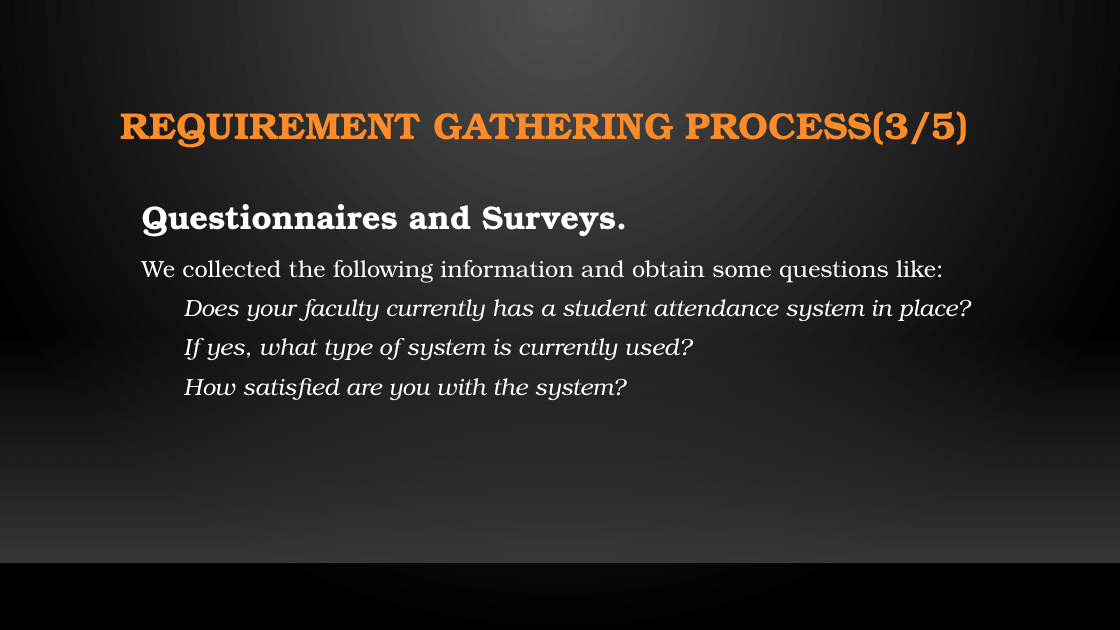
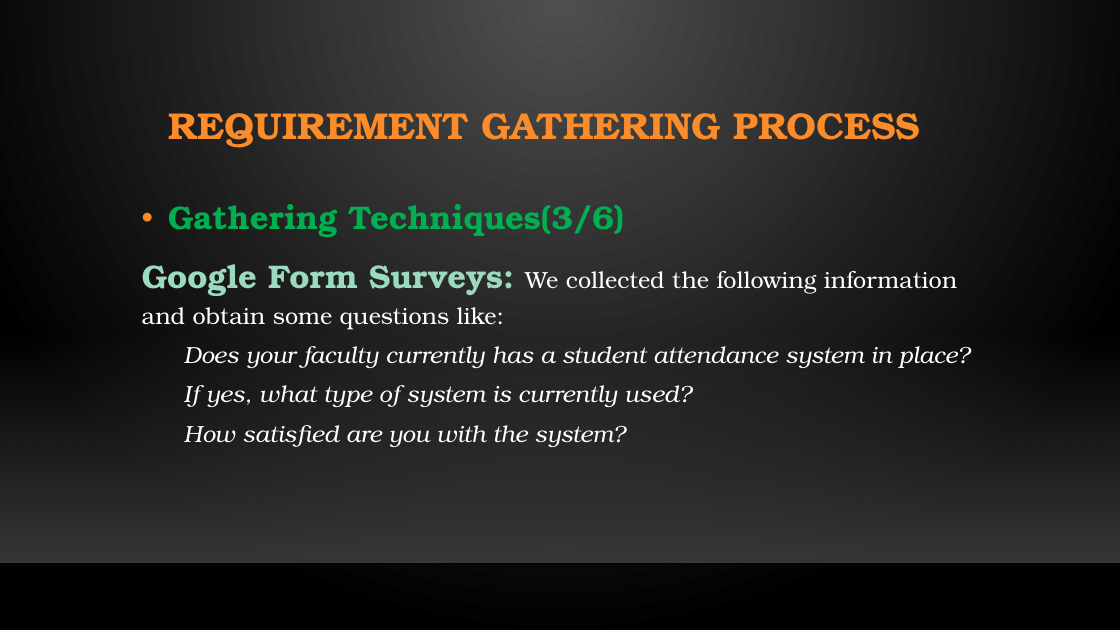
Before and after one commit to N-Jerry/Group11, a slide deck: slide 11 of CEF440_task[2]Group11.pptx (slide 8 before the commit). Drawn at 1120x630 pixels with LibreOffice and Linux fonts; fonts in the diff are those of the drawing; background and template pictures are left out. Boxes give left, top, right and bottom in pixels: in the first picture for what was removed or moved away, otherwise in the second. Text is boxed around its words. In the diff, an @@ line names an element or a change of style, - is before the commit and + after.

```diff
--- a/CEF440_task[2]Group11.pptx
+++ b/CEF440_task[2]Group11.pptx
@@ title at box(169, 113, 921, 148): text changed @@
-REQUIREMENT GATHERING PROCESS(3/5)
+REQUIREMENT GATHERING PROCESS
@@ text at box(142, 204, 957, 329): text changed @@
-Questionnaires and Surveys.
-We collected the following information and obtain some questions like:
+• Gathering Techniques(3/6)
+Google Form Surveys: We collected the following information and obtain some questions like:
```
Also in this commit, not shown: 5 other slides changed, 11 slides added, 4 slides removed.
